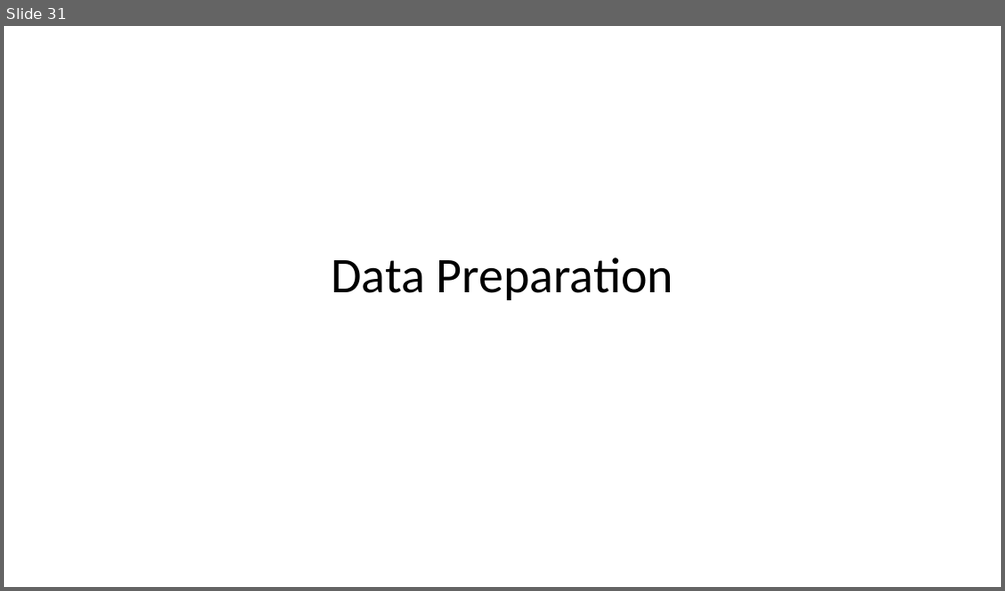
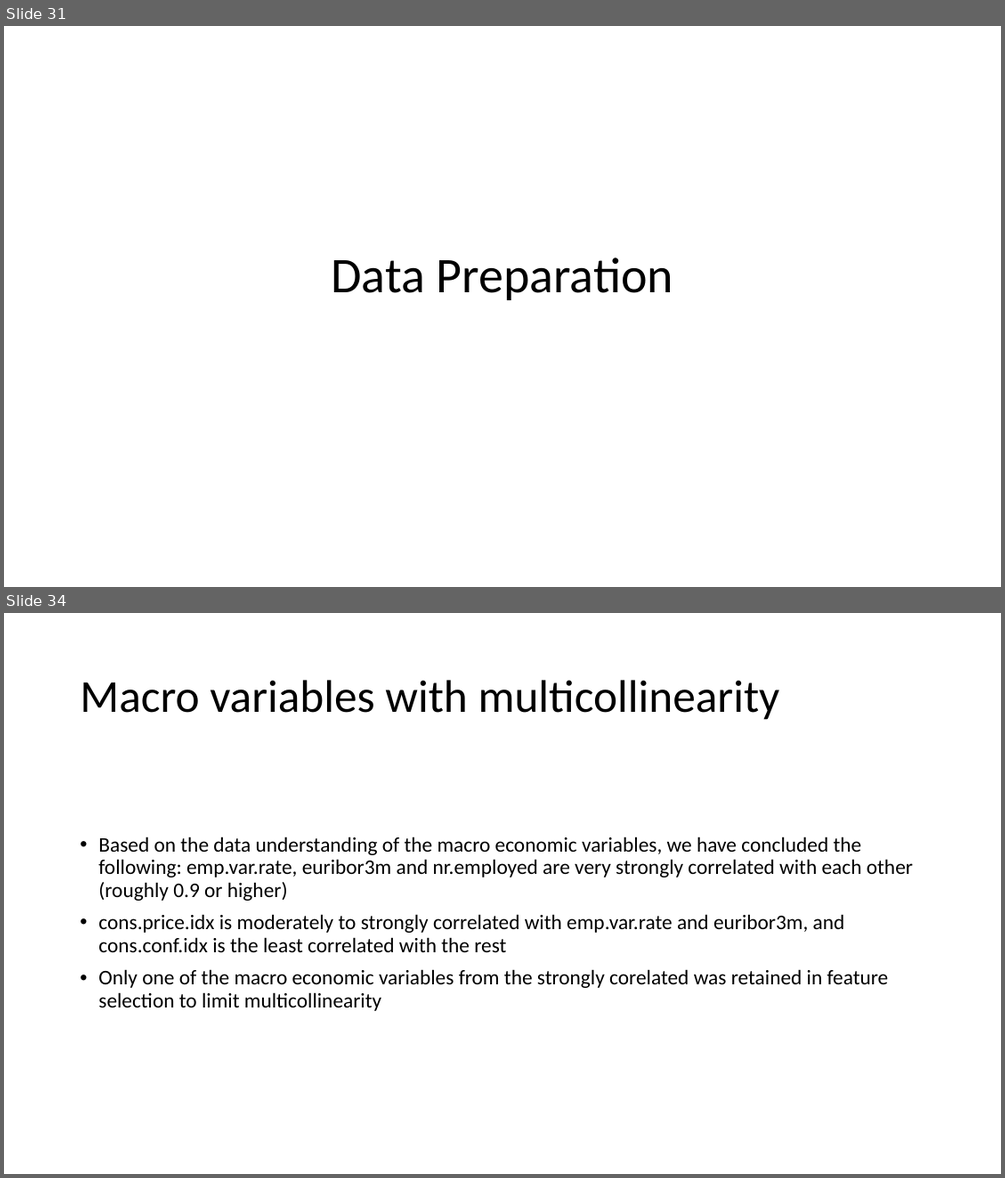
Before and after one commit to anoopungrd/sgh-advanced-analytics-big-data, a slide deck: semester-1/data-mining/project/documentation/Bank Marketing - Term Deposit Subscription.pptx. Shown one above the other, each under a label of ours: slide 31 before the commit, slides 31 and 34 after it; the slides between them are not shown. The pictures are 1005x591 and 1005x1178 pixels, drawn with LibreOffice and Linux fonts; fonts in the diff are those of the drawing. Boxes give left, top, right and bottom in pixels: in the first picture for what was removed or moved away, otherwise in the second. Text is boxed around its words. In the diff, an @@ line names an element or a change of style, - is before the commit and + after.

Commit message:
Added the data set and made code changes to final code file.

```diff
--- a/semester-1/data-mining/project/documentation/Bank Marketing - Term Deposit Subscription.pptx
+++ b/semester-1/data-mining/project/documentation/Bank Marketing - Term Deposit Subscription.pptx
@@ slide 34 added at [4,613,1001,1174], background #FFFFFF @@
@@ title added at [80,680,780,720], 44 pt, text #000000 @@
+Macro variables with multicollinearity
@@ text added at [98,836,913,1011], 20 pt, text #000000 @@
+• Based on the data understanding of the macro economic variables, we have concluded the following: emp.var.rate, euribor3m and nr.employed are very strongly correlated with each other (roughly 0.9 or higher)
+• cons.price.idx is moderately to strongly correlated with emp.var.rate and euribor3m, and cons.conf.idx is the least correlated with the rest
+• Only one of the macro economic variables from the strongly corelated was retained in feature selection to limit multicollinearity
```
Also in this commit, not shown: 22 slides changed, 19 other slides added, 11 other files.
